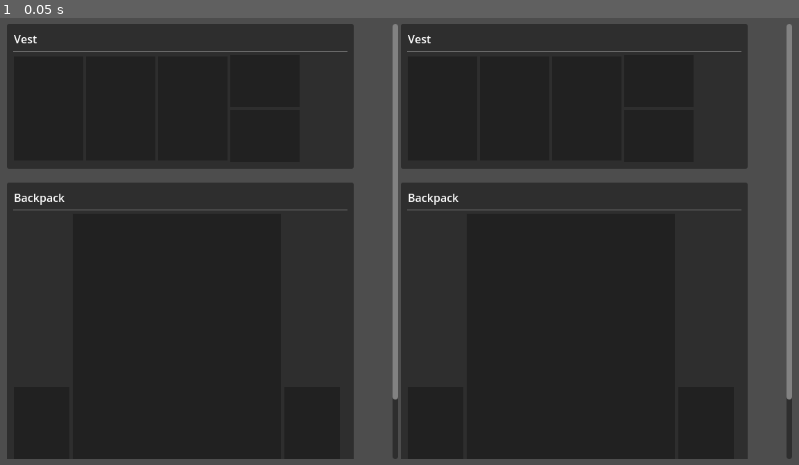
Above: before the commit, frame 1.
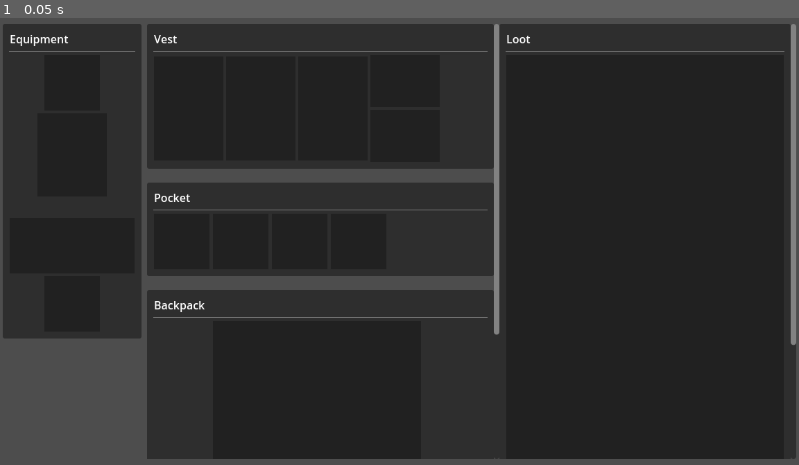
Above: after the commit, the same moment.

Repository: zMenta/FreeMovingInventoryDemo
Game: Godot game, scene res://main/main.tscn
The game is run twice, just before and just after one commit, with the same random seed, the same clock (stepped at 60 frames per second) and the same inputs.
Inputs:
- Up to frame 1 (0.05 s): no input

The runs differ from the first frame. In frame 1, 20% of the frame differs, in the area x 0-100%, y 1-99%.

Commit message:
slot | loot container | etc

Diff:
--- a/equipment/base_container.tscn
+++ /dev/null
@@ -1,43 +0,0 @@
-[gd_scene load_steps=2 format=3 uid="uid://c8uong06y0wfr"]
-
-[ext_resource type="PackedScene" uid="uid://cdxo3n54nlxmk" path="res://inventory_container/inventory_container.tscn" id="1_tn6nj"]
-
-[node name="MarginContainer" type="MarginContainer"]
-mouse_filter = 2
-theme_override_constants/margin_left = 10
-theme_override_constants/margin_top = 10
-theme_override_constants/margin_right = 10
-theme_override_constants/margin_bottom = 10
-
-[node name="VBoxContainer" type="VBoxContainer" parent="."]
-layout_mode = 2
-mouse_filter = 2
-
-[node name="Label" type="Label" parent="VBoxContainer"]
-layout_mode = 2
-text = "Backpack"
-
-[node name="HSeparator" type="HSeparator" parent="VBoxContainer"]
-layout_mode = 2
-
-[node name="GridContainer" type="GridContainer" parent="VBoxContainer"]
-layout_mode = 2
-theme_override_constants/h_separation = 5
-theme_override_constants/v_separation = 5
-columns = 3
-
-[node name="InventoryContainer" parent="VBoxContainer/GridContainer" instance=ExtResource("1_tn6nj")]
-custom_minimum_size = Vector2(80, 150)
-layout_mode = 2
-size_flags_horizontal = 1
-size_flags_vertical = 8
-
-[node name="InventoryContainer2" parent="VBoxContainer/GridContainer" instance=ExtResource("1_tn6nj")]
-custom_minimum_size = Vector2(300, 400)
-layout_mode = 2
-
-[node name="InventoryContainer3" parent="VBoxContainer/GridContainer" instance=ExtResource("1_tn6nj")]
-custom_minimum_size = Vector2(80, 150)
-layout_mode = 2
-size_flags_horizontal = 1
-size_flags_vertical = 8
--- /dev/null
+++ b/equipment/equipment_layout.tscn
@@ -0,0 +1,45 @@
+[gd_scene load_steps=2 format=3 uid="uid://ckt6byoj40ysp"]
+
+[ext_resource type="PackedScene" uid="uid://c72f7nnnecppa" path="res://inventory_container/equipment_slot.tscn" id="1_x4cqg"]
+
+[node name="EquipmentLayout" type="PanelContainer"]
+offset_right = 40.0
+offset_bottom = 40.0
+
+[node name="MarginContainer" type="MarginContainer" parent="."]
+layout_mode = 2
+mouse_filter = 2
+theme_override_constants/margin_left = 10
+theme_override_constants/margin_top = 10
+theme_override_constants/margin_right = 10
+theme_override_constants/margin_bottom = 10
+
+[node name="VBoxContainer" type="VBoxContainer" parent="MarginContainer"]
+layout_mode = 2
+mouse_filter = 2
+
+[node name="Label" type="Label" parent="MarginContainer/VBoxContainer"]
+layout_mode = 2
+text = "Equipment"
+
+[node name="HSeparator" type="HSeparator" parent="MarginContainer/VBoxContainer"]
+layout_mode = 2
+
+[node name="EquipmentSlot" parent="MarginContainer/VBoxContainer" instance=ExtResource("1_x4cqg")]
+custom_minimum_size = Vector2(80, 80)
+layout_mode = 2
+
+[node name="EquipmentSlot2" parent="MarginContainer/VBoxContainer" instance=ExtResource("1_x4cqg")]
+custom_minimum_size = Vector2(100, 120)
+layout_mode = 2
+
+[node name="Padding" type="Label" parent="MarginContainer/VBoxContainer"]
+layout_mode = 2
+
+[node name="EquipmentSlot3" parent="MarginContainer/VBoxContainer" instance=ExtResource("1_x4cqg")]
+custom_minimum_size = Vector2(180, 80)
+layout_mode = 2
+
+[node name="EquipmentSlot4" parent="MarginContainer/VBoxContainer" instance=ExtResource("1_x4cqg")]
+custom_minimum_size = Vector2(80, 80)
+layout_mode = 2
--- /dev/null
+++ b/equipment/pocket_layout.tscn
@@ -0,0 +1,47 @@
+[gd_scene load_steps=2 format=3 uid="uid://cdt1nc5m5edfv"]
+
+[ext_resource type="PackedScene" uid="uid://cdxo3n54nlxmk" path="res://inventory_container/inventory_container.tscn" id="1_rfqds"]
+
+[node name="PocketLayout" type="PanelContainer"]
+offset_right = 40.0
+offset_bottom = 40.0
+
+[node name="MarginContainer" type="MarginContainer" parent="."]
+layout_mode = 2
+mouse_filter = 2
+theme_override_constants/margin_left = 10
+theme_override_constants/margin_top = 10
+theme_override_constants/margin_right = 10
+theme_override_constants/margin_bottom = 10
+
+[node name="VBoxContainer" type="VBoxContainer" parent="MarginContainer"]
+layout_mode = 2
+mouse_filter = 2
+
+[node name="Label" type="Label" parent="MarginContainer/VBoxContainer"]
+layout_mode = 2
+text = "Pocket
+"
+
+[node name="HSeparator" type="HSeparator" parent="MarginContainer/VBoxContainer"]
+layout_mode = 2
+
+[node name="HBoxContainer" type="HBoxContainer" parent="MarginContainer/VBoxContainer"]
+layout_mode = 2
+theme_override_constants/separation = 5
+
+[node name="InventoryContainer" parent="MarginContainer/VBoxContainer/HBoxContainer" instance=ExtResource("1_rfqds")]
+custom_minimum_size = Vector2(80, 80)
+layout_mode = 2
+
+[node name="InventoryContainer2" parent="MarginContainer/VBoxContainer/HBoxContainer" instance=ExtResource("1_rfqds")]
+custom_minimum_size = Vector2(80, 80)
+layout_mode = 2
+
+[node name="InventoryContainer3" parent="MarginContainer/VBoxContainer/HBoxContainer" instance=ExtResource("1_rfqds")]
+custom_minimum_size = Vector2(80, 80)
+layout_mode = 2
+
+[node name="InventoryContainer4" parent="MarginContainer/VBoxContainer/HBoxContainer" instance=ExtResource("1_rfqds")]
+custom_minimum_size = Vector2(80, 80)
+layout_mode = 2
--- /dev/null
+++ b/inventory/inventory.tscn
@@ -0,0 +1,61 @@
+[gd_scene load_steps=6 format=3 uid="uid://g4orst357vmx"]
+
+[ext_resource type="PackedScene" uid="uid://ckt6byoj40ysp" path="res://equipment/equipment_layout.tscn" id="1_n3ywu"]
+[ext_resource type="PackedScene" uid="uid://dtmnl8oh8kbnv" path="res://equipment/vests/vest_layout_1.tscn" id="2_wygkf"]
+[ext_resource type="PackedScene" uid="uid://cdt1nc5m5edfv" path="res://equipment/pocket_layout.tscn" id="3_glbwo"]
+[ext_resource type="PackedScene" uid="uid://c0g82r5s426ck" path="res://equipment/backpacks/backpack_layout_1.tscn" id="4_bb5fg"]
+[ext_resource type="PackedScene" uid="uid://bl1fy6yj1bgyq" path="res://loot_container.tscn" id="5_e88ul"]
+
+[node name="MarginContainer" type="MarginContainer"]
+anchors_preset = 15
+anchor_right = 1.0
+anchor_bottom = 1.0
+grow_horizontal = 2
+grow_vertical = 2
+theme_override_constants/margin_left = 10
+theme_override_constants/margin_top = 10
+theme_override_constants/margin_right = 10
+theme_override_constants/margin_bottom = 10
+
+[node name="HBoxContainer" type="HBoxContainer" parent="."]
+layout_mode = 2
+size_flags_horizontal = 0
+theme_override_constants/separation = 0
+
+[node name="EquipmentContainer" type="ScrollContainer" parent="HBoxContainer"]
+layout_mode = 2
+size_flags_horizontal = 3
+horizontal_scroll_mode = 0
+
+[node name="EquipmentLayout" parent="HBoxContainer/EquipmentContainer" instance=ExtResource("1_n3ywu")]
+layout_mode = 2
+
+[node name="InventoryContainer" type="ScrollContainer" parent="HBoxContainer"]
+layout_mode = 2
+size_flags_horizontal = 3
+horizontal_scroll_mode = 0
+
+[node name="VBoxContainer" type="VBoxContainer" parent="HBoxContainer/InventoryContainer"]
+layout_mode = 2
+theme_override_constants/separation = 20
+
+[node name="Vest1" parent="HBoxContainer/InventoryContainer/VBoxContainer" instance=ExtResource("2_wygkf")]
+layout_mode = 2
+
+[node name="PocketLayout" parent="HBoxContainer/InventoryContainer/VBoxContainer" instance=ExtResource("3_glbwo")]
+layout_mode = 2
+
+[node name="BackPack1" parent="HBoxContainer/InventoryContainer/VBoxContainer" instance=ExtResource("4_bb5fg")]
+layout_mode = 2
+
+[node name="LootContainer" type="ScrollContainer" parent="HBoxContainer"]
+layout_mode = 2
+size_flags_horizontal = 3
+horizontal_scroll_mode = 0
+
+[node name="VBoxContainer" type="VBoxContainer" parent="HBoxContainer/LootContainer"]
+layout_mode = 2
+theme_override_constants/separation = 20
+
+[node name="LootContainer" parent="HBoxContainer/LootContainer/VBoxContainer" instance=ExtResource("5_e88ul")]
+layout_mode = 2
--- /dev/null
+++ b/inventory_container/equipment_slot.gd
@@ -0,0 +1,7 @@
+@tool
+extends ColorRect
+
+func _on_resized() -> void:
+	# Makes the collisionshape the same size as the ColorRect.
+	$InventoryArea/CollisionShape2D.shape.size = size
+	$InventoryArea/CollisionShape2D.position = size/2
--- /dev/null
+++ b/inventory_container/equipment_slot.tscn
@@ -0,0 +1,36 @@
+[gd_scene load_steps=3 format=3 uid="uid://c72f7nnnecppa"]
+
+[ext_resource type="Script" path="res://inventory_container/equipment_slot.gd" id="1_raroj"]
+
+[sub_resource type="RectangleShape2D" id="RectangleShape2D_v6no0"]
+resource_local_to_scene = true
+size = Vector2(200, 150)
+
+[node name="EquipmentSlot" type="ColorRect"]
+custom_minimum_size = Vector2(200, 150)
+anchors_preset = 8
+anchor_left = 0.5
+anchor_top = 0.5
+anchor_right = 0.5
+anchor_bottom = 0.5
+offset_left = -576.0
+offset_top = -324.0
+offset_right = -376.0
+offset_bottom = -174.0
+grow_horizontal = 2
+grow_vertical = 2
+size_flags_horizontal = 4
+size_flags_vertical = 4
+mouse_filter = 2
+color = Color(0.129558, 0.129558, 0.129558, 1)
+script = ExtResource("1_raroj")
+
+[node name="InventoryArea" type="Area2D" parent="."]
+collision_layer = 16
+collision_mask = 4
+
+[node name="CollisionShape2D" type="CollisionShape2D" parent="InventoryArea"]
+position = Vector2(100, 75)
+shape = SubResource("RectangleShape2D_v6no0")
+
+[connection signal="resized" from="." to="." method="_on_resized" flags=18]
--- /dev/null
+++ b/loot_container.tscn
@@ -0,0 +1,30 @@
+[gd_scene load_steps=2 format=3 uid="uid://bl1fy6yj1bgyq"]
+
+[ext_resource type="PackedScene" uid="uid://cdxo3n54nlxmk" path="res://inventory_container/inventory_container.tscn" id="1_kpjxh"]
+
+[node name="LootContainer" type="PanelContainer"]
+offset_right = 40.0
+offset_bottom = 40.0
+
+[node name="MarginContainer" type="MarginContainer" parent="."]
+layout_mode = 2
+mouse_filter = 2
+theme_override_constants/margin_left = 10
+theme_override_constants/margin_top = 10
+theme_override_constants/margin_right = 10
+theme_override_constants/margin_bottom = 10
+
+[node name="VBoxContainer" type="VBoxContainer" parent="MarginContainer"]
+layout_mode = 2
+mouse_filter = 2
+
+[node name="Label" type="Label" parent="MarginContainer/VBoxContainer"]
+layout_mode = 2
+text = "Loot"
+
+[node name="HSeparator" type="HSeparator" parent="MarginContainer/VBoxContainer"]
+layout_mode = 2
+
+[node name="InventoryContainer" parent="MarginContainer/VBoxContainer" instance=ExtResource("1_kpjxh")]
+custom_minimum_size = Vector2(400, 800)
+layout_mode = 2
--- a/main/main.tscn
+++ b/main/main.tscn
@@ -1,50 +1,7 @@
-[gd_scene load_steps=3 format=3 uid="uid://c2xei87g6pyt4"]
+[gd_scene load_steps=2 format=3 uid="uid://c2xei87g6pyt4"]
 
-[ext_resource type="PackedScene" uid="uid://c0g82r5s426ck" path="res://equipment/backpacks/backpack_layout_1.tscn" id="1_f3osy"]
-[ext_resource type="PackedScene" uid="uid://dtmnl8oh8kbnv" path="res://equipment/vests/vest_layout_1.tscn" id="1_vu3e0"]
+[ext_resource type="PackedScene" uid="uid://g4orst357vmx" path="res://inventory/inventory.tscn" id="1_xyuj6"]
 
 [node name="Main" type="Node"]
 
-[node name="MarginContainer" type="MarginContainer" parent="."]
-anchors_preset = 15
-anchor_right = 1.0
-anchor_bottom = 1.0
-grow_horizontal = 2
-grow_vertical = 2
-theme_override_constants/margin_left = 10
-theme_override_constants/margin_top = 10
-theme_override_constants/margin_right = 10
-theme_override_constants/margin_bottom = 10
-
-[node name="HBoxContainer" type="HBoxContainer" parent="MarginContainer"]
-layout_mode = 2
-
-[node name="InventoryContainer" type="ScrollContainer" parent="MarginContainer/HBoxContainer"]
-layout_mode = 2
-size_flags_horizontal = 3
-horizontal_scroll_mode = 0
-
-[node name="VBoxContainer" type="VBoxContainer" parent="MarginContainer/HBoxContainer/InventoryContainer"]
-layout_mode = 2
-theme_override_constants/separation = 20
-
-[node name="Vest1" parent="MarginContainer/HBoxContainer/InventoryContainer/VBoxContainer" instance=ExtResource("1_vu3e0")]
-layout_mode = 2
-
-[node name="BackPack1" parent="MarginContainer/HBoxContainer/InventoryContainer/VBoxContainer" instance=ExtResource("1_f3osy")]
-layout_mode = 2
-
-[node name="InventoryContainer2" type="ScrollContainer" parent="MarginContainer/HBoxContainer"]
-layout_mode = 2
-size_flags_horizontal = 3
-horizontal_scroll_mode = 0
-
-[node name="VBoxContainer" type="VBoxContainer" parent="MarginContainer/HBoxContainer/InventoryContainer2"]
-layout_mode = 2
-theme_override_constants/separation = 20
-
-[node name="Vest1" parent="MarginContainer/HBoxContainer/InventoryContainer2/VBoxContainer" instance=ExtResource("1_vu3e0")]
-layout_mode = 2
-
-[node name="BackPack1" parent="MarginContainer/HBoxContainer/InventoryContainer2/VBoxContainer" instance=ExtResource("1_f3osy")]
-layout_mode = 2
+[node name="MarginContainer" parent="." instance=ExtResource("1_xyuj6")]
--- a/project.godot
+++ b/project.godot
@@ -44,3 +44,4 @@
 2d_physics/layer_2="not_inventory"
 2d_physics/layer_3="item"
 2d_physics/layer_4="inventory_border"
+2d_physics/layer_5="equipment_slot"
